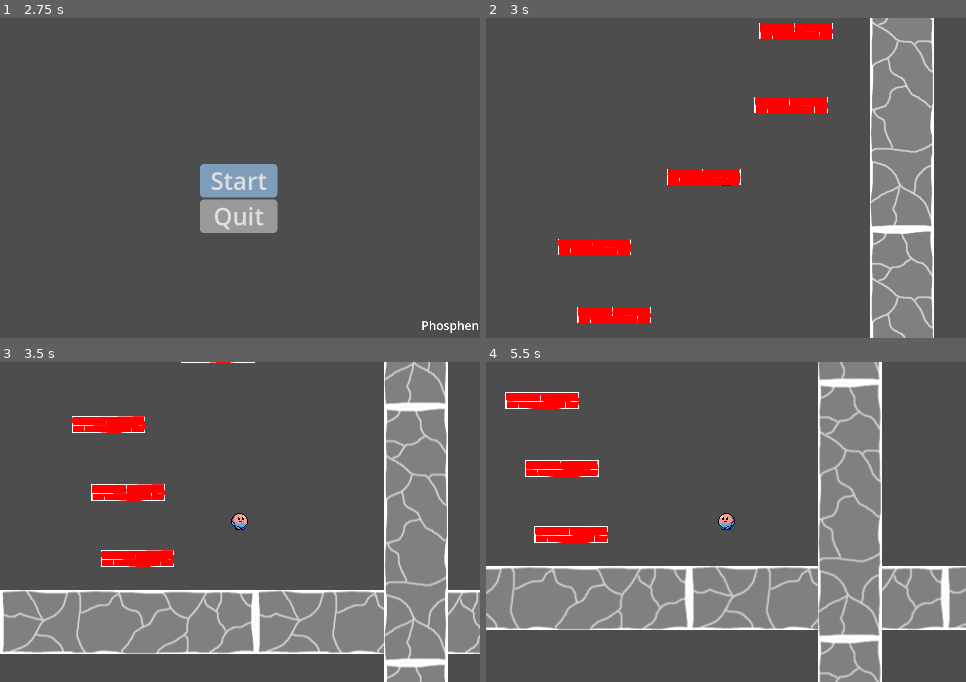
Above: before the commit, frames 1-4 (two rows, left to right).
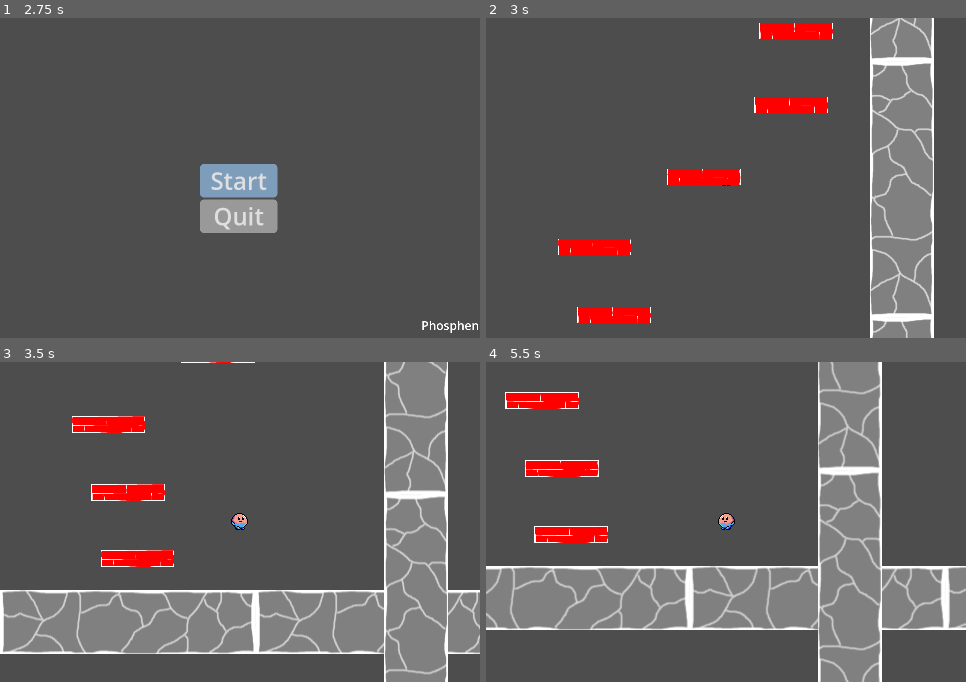
Above: after the commit, the same moments.

Repository: Phosphen/slide
Game: Godot game, scene res://Scenes/Levels/splash_screen.tscn
Two runs of this game, one before a commit and one after it. Both use one fixed random seed, a clock stepped at 60 frames per second and the inputs below.
Inputs (mouse positions are in pixels of both pictures, inside the frame that each line leads up to):
- Up to frame 1 (2.75 s): tap Enter (ui_accept) at 0.5, 1.25, 2 s; move the mouse to (345, 162) at 0.52 s; hold Right (move_right) 0.53-2.03 s; tap Up (jump) at 0.77, 1.52 s; move the mouse to (144, 194) at 1.27 s; move the mouse to (288, 107) at 2.02 s; hold Left (move_left) from 2.03 s (still down)
- Up to frame 2 (3 s): release Left (move_left) at 2.75 s; click "Start" at 2.75 s
- Up to frame 3 (3.5 s): no input
- Up to frame 4 (5.5 s): move the mouse to (702, 586) at 3.52 s; hold Right (move_right) 3.53-5.03 s; tap Up (jump) at 3.77, 4.52, 5.27 s; move the mouse to (870, 570) at 4.27 s; move the mouse to (582, 474) at 5.02 s; hold Left (move_left) from 5.03 s (still down)

Frame 1 is identical in both runs. In frame 2, 3.4% of the frame differs, in the area x 80-94%, y 0-100%; in frame 3, 3.6%; in frame 4, 3.8%, in the area x 69-83%, y 0-100%.

Commit message:
feat: never ending game

Diff:
--- a/LevelGen/Main.gd
+++ b/LevelGen/Main.gd
@@ -34,8 +34,9 @@
 func _spawn_level_batch():
 	for i in range(20):
 		_spawn_platform(i)
+	for i in range(10):
 		_spawn_walls(wall_index + i)
-	wall_index += 20
+	wall_index += 3
 
 func _spawn_platform(index):
 	var platform = platform_scene.instantiate()
@@ -60,8 +61,8 @@
 	var sprite_size = _get_sprite_size(wallLeft)
 
 	# Y component is aka width in this context, because the sprite is rotated
-	var posLeft = Vector2(MARGIN, index * sprite_size.y)
-	var posRight = Vector2(screen_width - MARGIN, index * sprite_size.y)
+	var posLeft = Vector2(MARGIN, screen_size.y - index * sprite_size.y)
+	var posRight = Vector2(screen_width - MARGIN, screen_size.y - index * sprite_size.y)
 	add_child(wallLeft)
 	add_child(wallRight)
 	wallLeft.position = posLeft
@@ -72,3 +73,7 @@
 	var sprite_w = sprite_node.texture.get_width()
 	var sprite_h = sprite_node.texture.get_height()
 	return Vector2(sprite_w, sprite_h)
+
+
+func _on_player_reached_top():
+	_spawn_level_batch()
--- a/LevelGen/brick_scene.tscn
+++ b/LevelGen/brick_scene.tscn
@@ -5,7 +5,7 @@
 [sub_resource type="RectangleShape2D" id="RectangleShape2D_ph08f"]
 size = Vector2(150.625, 38.7017)
 
-[node name="Area2D" type="StaticBody2D"]
+[node name="StaticBody2D" type="StaticBody2D"]
 
 [node name="Sprite2D" type="Sprite2D" parent="."]
 texture_filter = 1
--- a/LevelGen/main.tscn
+++ b/LevelGen/main.tscn
@@ -19,3 +19,5 @@
 
 [node name="Camera2D" type="Camera2D" parent="."]
 position = Vector2(496, 321)
+
+[connection signal="reached_top" from="Player" to="." method="_on_player_reached_top"]
--- a/Player/player.gd
+++ b/Player/player.gd
@@ -1,4 +1,7 @@
 extends CharacterBody2D
+
+signal reached_top
+const TOP_HEIGHT = 100
 
 #Data
 var is_wall_bouncing = false
@@ -29,6 +32,9 @@
 	else:
 		# Reset rotation and jumping state when falling down or landing
 		$AnimatedSprite2D.rotation_degrees = 0
+
+	if ((position.y as int) % TOP_HEIGHT) == 0.0:
+		reached_top.emit()
 
 func _physics_process(delta):
 	var input_vector = Input.get_axis("move_left", "move_right")
